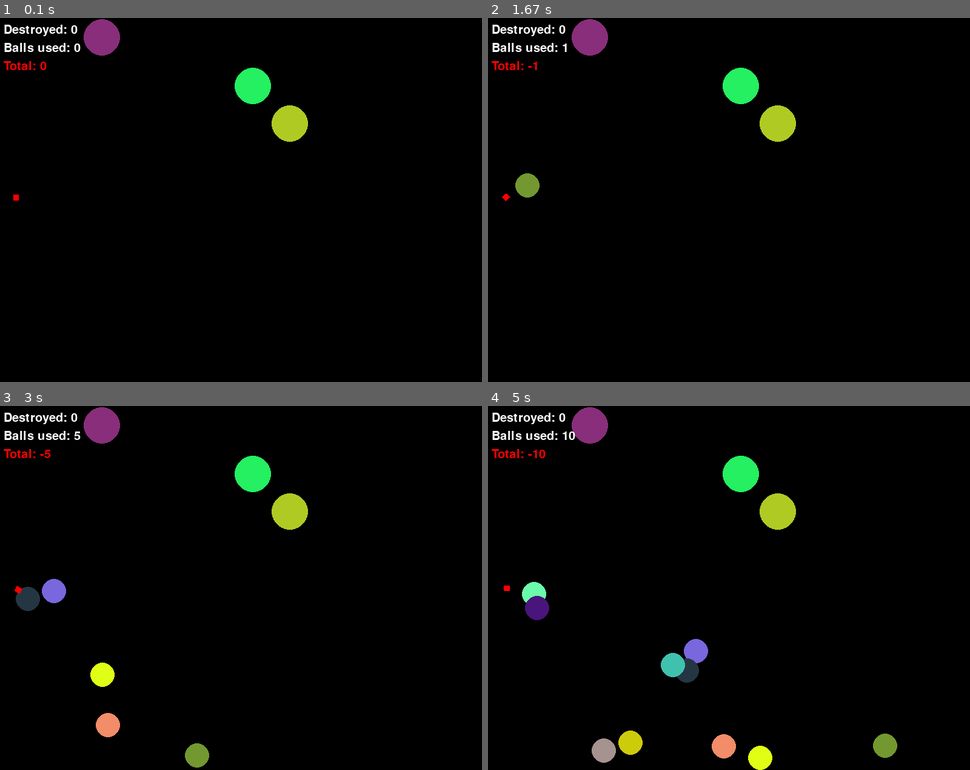
Above: before the commit, frames 1-4 (two rows, left to right).
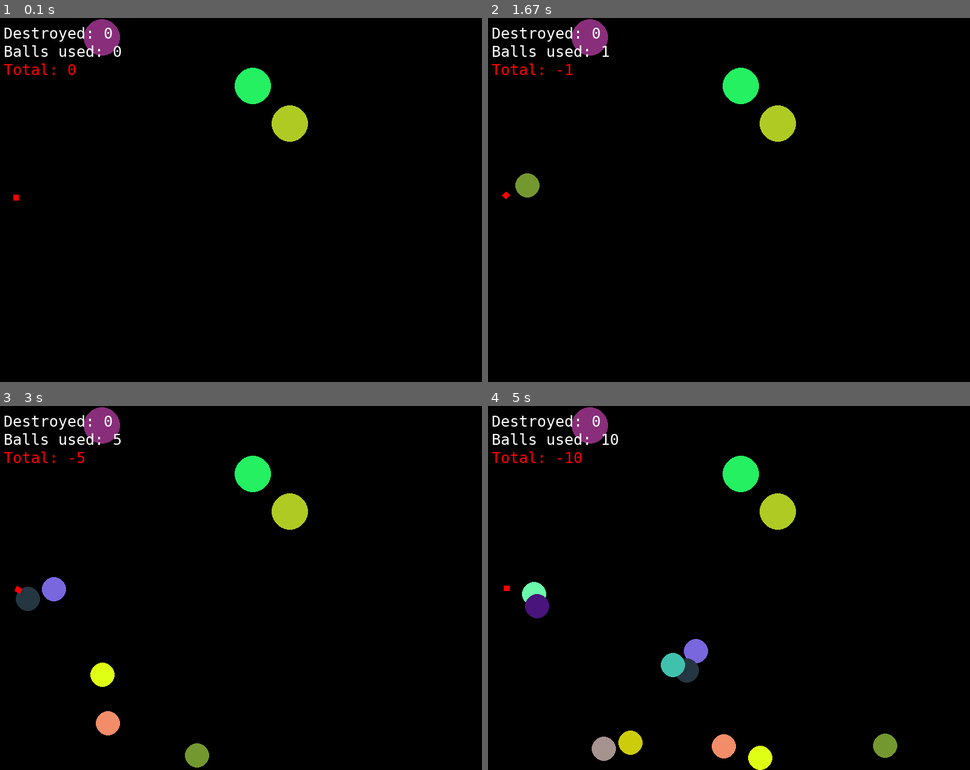
Above: after the commit, the same moments.

Repository: python-practice-b02-006/kolganov
Game: pygame game, started from gun/gun.py
Two runs of this game, one before a commit and one after it. Both use one fixed random seed, a clock stepped at 60 frames per second and the inputs below.
Inputs (mouse positions are in pixels of both pictures, inside the frame that each line leads up to):
- Up to frame 1 (0.1 s): no input
- Up to frame 2 (1.67 s): hold Up 0.33-0.8 s; move the mouse to (709, 214) at 0.37 s; hold Down 0.83-1.13 s; move the mouse to (574, 287) at 0.87 s; press the mouse at (613, 127) at 1.2 s; move the mouse to (632, 94) at 1.3 s; release the mouse at (651, 61) at 1.43 s; hold Up from 1.5 s (still down); click (574, 130) at 1.63 s
- Up to frame 3 (3 s): release Up at 1.87 s; hold Down 1.9-2.27 s; move the mouse to (308, 507) at 1.93 s; click (308, 507) at 2.03 s; hold Up 2.3-2.6 s; click (168, 453) at 2.43 s; hold Down 2.63-2.93 s; click (241, 722) at 2.77 s; hold Up from 2.97 s (still down)
- Up to frame 4 (5 s): click (868, 507) at 3.1 s; release Up at 3.33 s; hold Down 3.37-3.73 s; click (685, 471) at 3.5 s; hold Up 3.77-4.07 s; click (685, 624) at 3.9 s; hold Down 4.1-4.4 s; click (560, 478) at 4.23 s; hold Up 4.43-4.8 s; click (627, 602) at 4.57 s; hold Down from 4.83 s (still down); click (647, 595) at 4.97 s

The runs differ from the first frame. In frame 1, 0.9% of the frame differs, in the area x 0-26%, y 1-16%; in frame 2, 0.9%; in frame 3, 1.0%; in frame 4, 1.1%, in the area x 0-28%, y 1-98%.

Commit message:
Change score rule, add gun upper and lower bound

Diff:
--- a/gun/gun.py
+++ b/gun/gun.py
@@ -1,6 +1,6 @@
 import numpy as np
 import pygame as pg
-from random import randint
+from random import randint, gauss
 
 pg.init()
 pg.font.init()
@@ -113,7 +113,8 @@
         self.angle = np.arctan2(target_pos[1] - self.coord[1], target_pos[0] - self.coord[0])
 
     def move(self, inc):
-        self.coord[1] += inc
+        if (self.coord[1] > 30 or inc > 0) and (self.coord[1] < SCREEN_SIZE[1] - 30 or inc < 0):
+            self.coord[1] += inc
 
     def draw(self, screen):
         gun_shape = []
@@ -131,13 +132,16 @@
     def __init__(self, t_destr=0, b_used=0):
         self.t_destr = t_destr
         self.b_used = b_used
-        self.font = pg.font.SysFont("berationmono", 30)
+        self.font = pg.font.SysFont("dejavusansmono", 25)
+
+    def score(self):
+        return self.t_destr - self.b_used
 
     def draw(self, screen):
         score_surf = []
         score_surf.append(self.font.render("Destroyed: {}".format(self.t_destr), True, WHITE))
         score_surf.append(self.font.render("Balls used: {}".format(self.b_used), True, WHITE))
-        score_surf.append(self.font.render("Total: {}".format(2*self.t_destr - self.b_used), True, RED))
+        score_surf.append(self.font.render("Total: {}".format(self.score()), True, RED))
         for i in range(3):
             screen.blit(score_surf[i], [10, 10 + 30*i])
 
@@ -153,18 +157,35 @@
 
     def new_mission(self):
         for i in range(self.n_targets):
-            self.targets.append(Target())
+            self.targets.append(Target(rad=randint(max(1, 30 - 2*max(0, self.score_t.score())),
+                30 - max(0, self.score_t.score()))))
 
     def process(self, events, screen):
+        done = self.handle_events(events)
+
+        if pg.mouse.get_focused():
+            mouse_pos = pg.mouse.get_pos()
+            self.gun.set_angle(mouse_pos)
+
+        self.move()
+        self.collide()
+        self.draw(screen)
+
+        if len(self.targets) == 0 and len(self.balls) == 0:
+            self.new_mission()
+
+        return done
+
+    def handle_events(self, events):
         done = False
         for event in events:
             if event.type == pg.QUIT:
                 done = True
             elif event.type == pg.KEYDOWN:
                 if event.key == pg.K_UP:
-                    self.gun.move(-2)
+                    self.gun.move(-5)
                 elif event.key == pg.K_DOWN:
-                    self.gun.move(2)
+                    self.gun.move(5)
             elif event.type == pg.MOUSEBUTTONDOWN:
                 if event.button == 1:
                     self.gun.activate()
@@ -172,18 +193,6 @@
                 if event.button == 1:
                     self.balls.append(self.gun.strike())
                     self.score_t.b_used += 1
-
-        if pg.mouse.get_focused():
-            mouse_pos = pg.mouse.get_pos()
-            self.gun.set_angle(mouse_pos)
-
-        self.move()
-        self.collide()
-        self.draw(screen)
-
-        if len(self.targets) == 0 and len(self.balls) == 0:
-            self.new_mission()
-
         return done
 
     def draw(self, screen):
